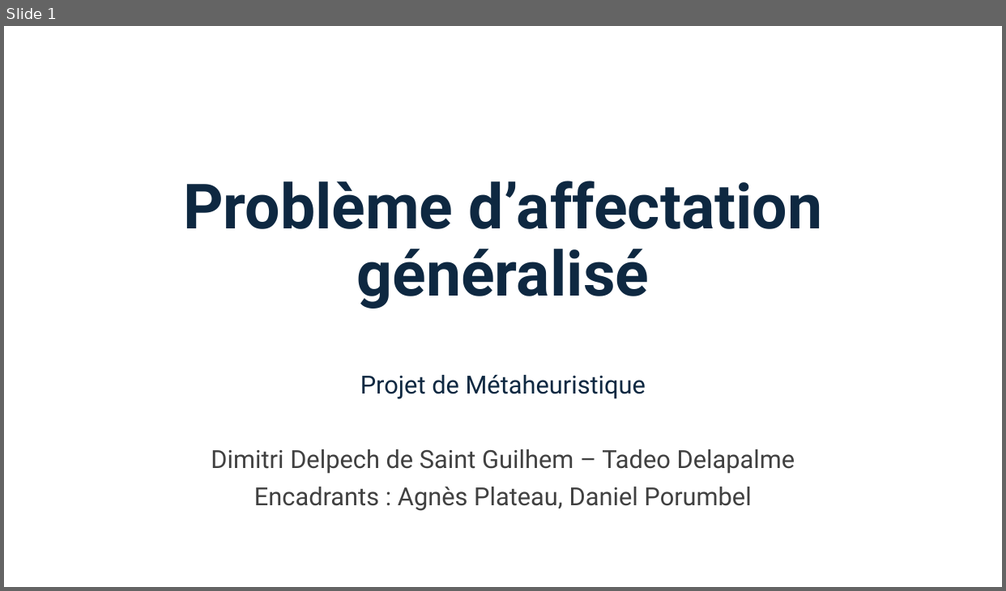
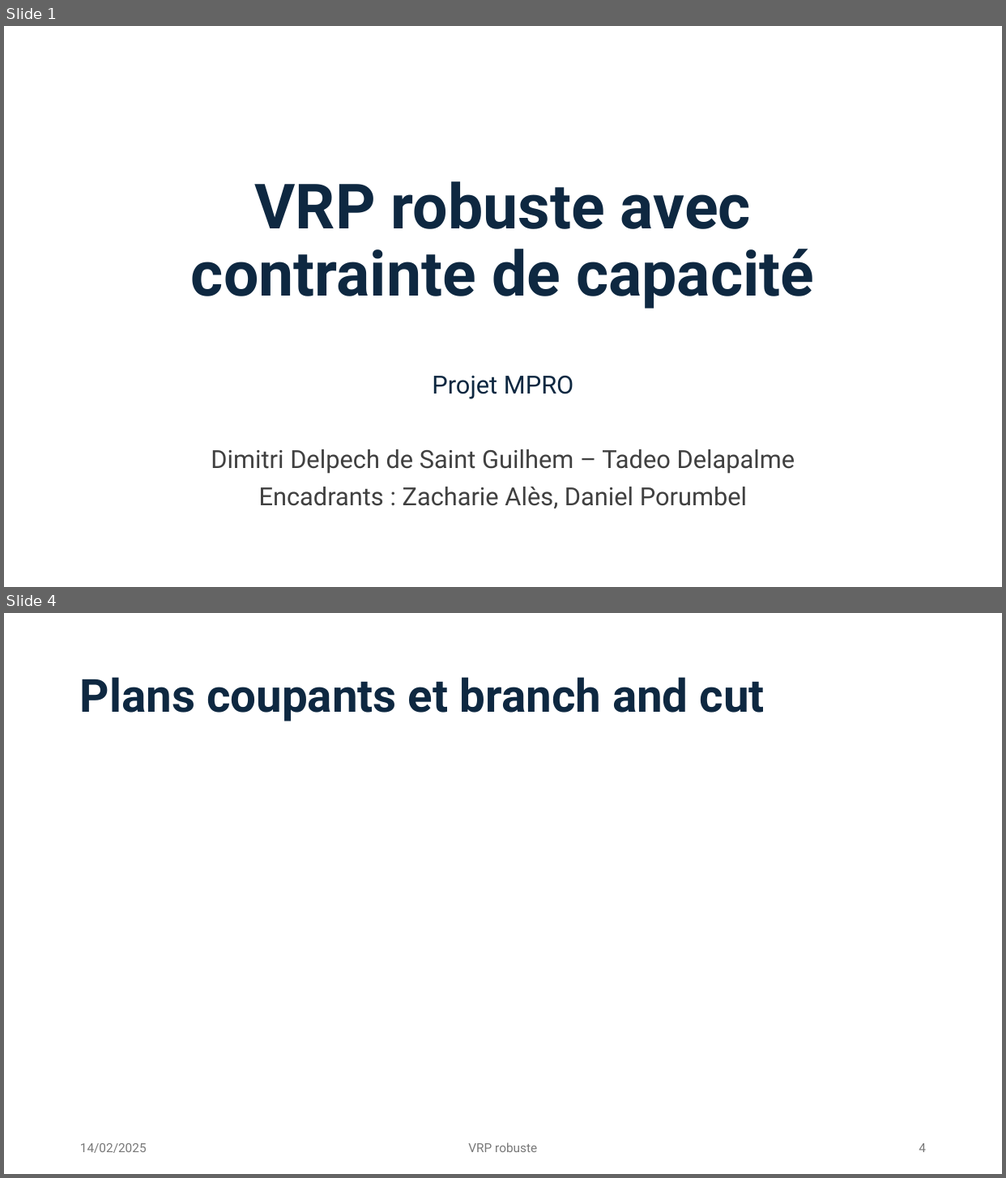
Before and after one commit to Darthkiller2Jr/projet_mpro, a slide deck: Présentation Projet.pptx. Shown one above the other, each under a label of ours: slide 1 before the commit, slides 1 and 4 after it; the slides between them are not shown. The pictures are 1006x591 and 1006x1178 pixels, drawn with LibreOffice and Linux fonts; fonts in the diff are those of the drawing. Boxes give left, top, right and bottom in pixels: in the first picture for what was removed or moved away, otherwise in the second. Text is boxed around its words. In the diff, an @@ line names an element or a change of style, - is before the commit and + after.

```diff
--- a/Présentation Projet.pptx
+++ b/Présentation Projet.pptx
@@ slide 4 added at (4,613,1002,1174), background #FFFFFF @@
@@ title added at (80,677,765,722), 44 pt, text #0E2841, bold @@
+Plans coupants et branch and cut
@@ text added at (80,1144,147,1153), 12 pt, text #797979 @@
+14/02/2025
@@ text added at (468,1143,537,1152), 12 pt, text #797979 @@
+VRP robuste
@@ page number added at (918,1144,926,1152), 12 pt, text #797979 @@
+4
@@ slide 1 changed as well @@
@@ title at (191,182,814,309): text changed @@
-Problème d’affectation généralisé
+VRP robuste avec contrainte de capacité
@@ subtitle at (432,375,573,399): text changed @@
-Projet de Métaheuristique
+Projet MPRO
@@ subtitle at (259,487,747,509): text changed @@
-Encadrants : Agnès Plateau, Daniel Porumbel
+Encadrants : Zacharie Alès, Daniel Porumbel
```
Also in this commit, not shown: 2 other slides added, 12 slides removed, 2 other files.
